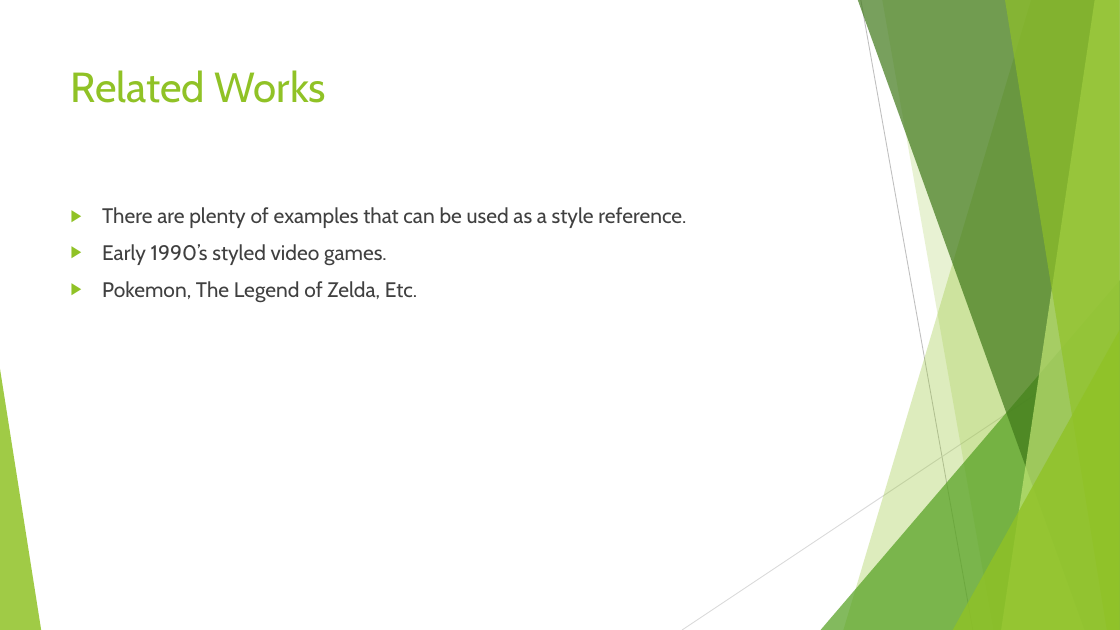
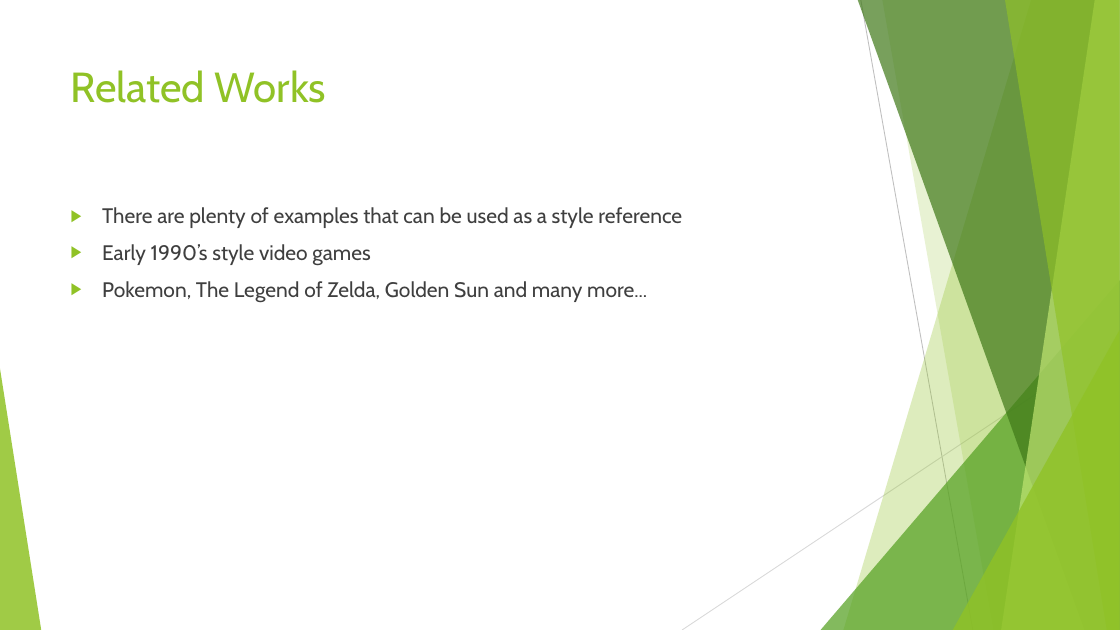
Before and after one commit to hanselrd/bubble-warrior-adventures, a slide deck: slide 4 of powerpoint/Bubble Warrior Adventures.pptx. Drawn at 1120x630 pixels with LibreOffice and Linux fonts; fonts in the diff are those of the drawing. Boxes give left, top, right and bottom in pixels: in the first picture for what was removed or moved away, otherwise in the second. Text is boxed around its words. In the diff, an @@ line names an element or a change of style, - is before the commit and + after.

```diff
--- a/powerpoint/Bubble Warrior Adventures.pptx
+++ b/powerpoint/Bubble Warrior Adventures.pptx
@@ text at bbox=[102, 207, 682, 303]: text changed; text colour #404040 to #3F3F3F @@
-▶ There are plenty of examples that can be used as a style reference.
-▶ Early 1990’s styled video games.
-▶ Pokemon, The Legend of Zelda, Etc.
+▶ There are plenty of examples that can be used as a style reference
+▶ Early 1990’s style video games
+▶ Pokemon, The Legend of Zelda, Golden Sun and many more...
```
Also in this commit, not shown: 6 other slides changed.
